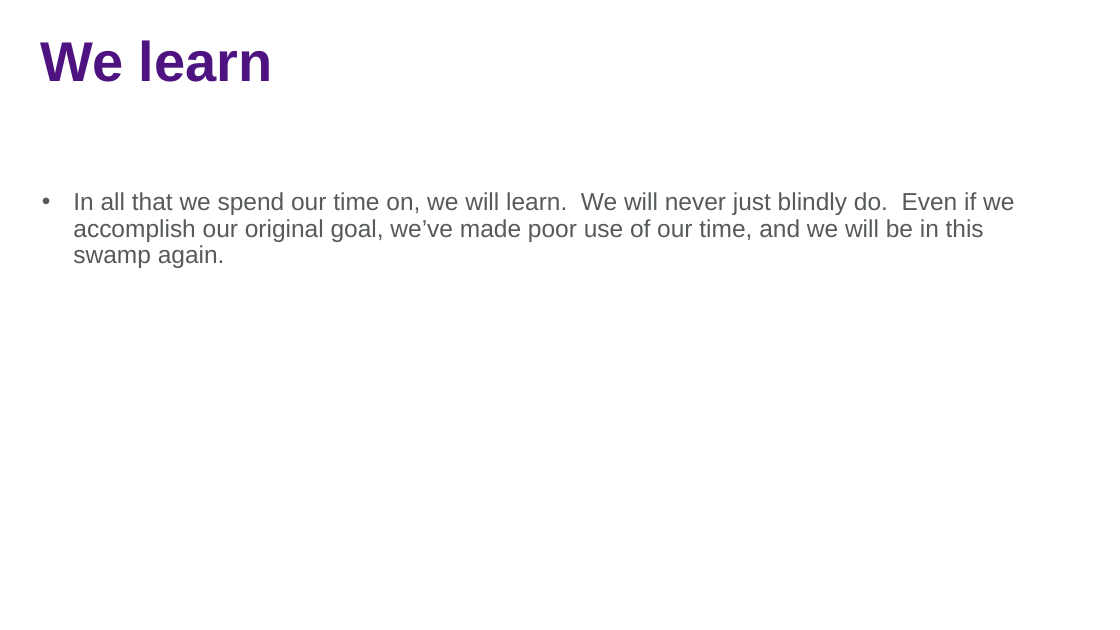
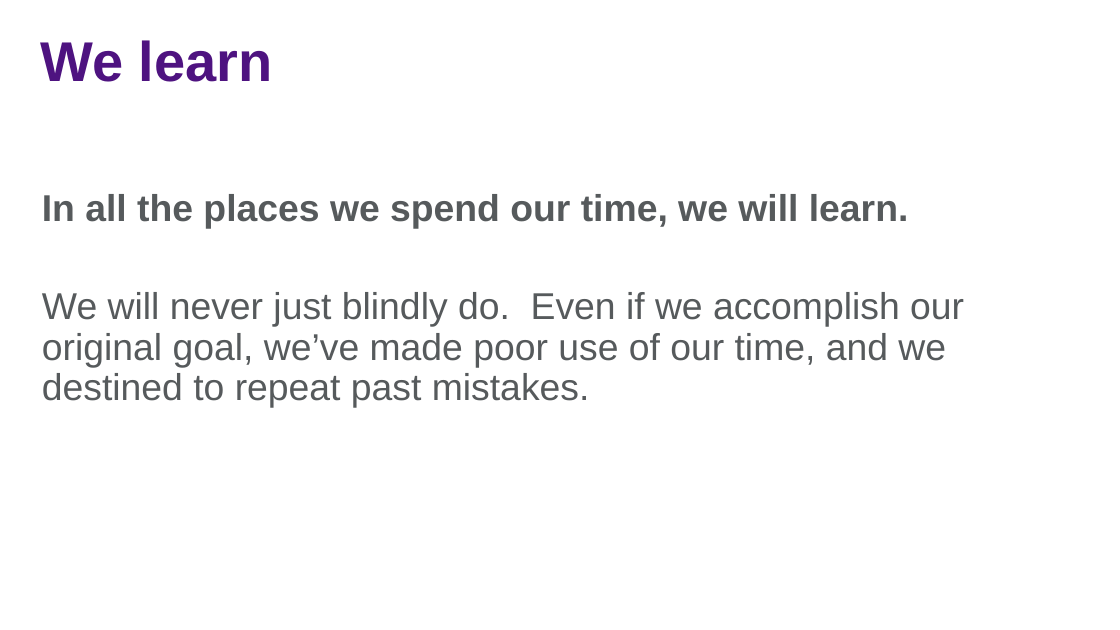
Before and after one commit to jasonjwood/presentations, a slide deck: slide 23 of InFusion2016 - Getting It Done - Jason Wood.pptx (slide 21 before the commit). Drawn at 1120x630 pixels with LibreOffice and Linux fonts; fonts in the diff are those of the drawing; background and template pictures are left out. Boxes give left, top, right and bottom in pixels: in the first picture for what was removed or moved away, otherwise in the second. Text is boxed around its words. In the diff, an @@ line names an element or a change of style, - is before the commit and + after.

```diff
--- a/InFusion2016 - Getting It Done - Jason Wood.pptx
+++ b/InFusion2016 - Getting It Done - Jason Wood.pptx
@@ text at (42,194,964,408): text changed; size 21 to 32 pt @@
-• In all that we spend our time on, we will learn. We will never just blindly do. Even if we accomplish our original goal, we’ve made poor use of our time, and we will be in this swamp again.
+In all the places we spend our time, we will learn.
+We will never just blindly do. Even if we accomplish our original goal, we’ve made poor use of our time, and we destined to repeat past mistakes.
```
Also in this commit, not shown: 9 other slides changed, 2 slides added.
